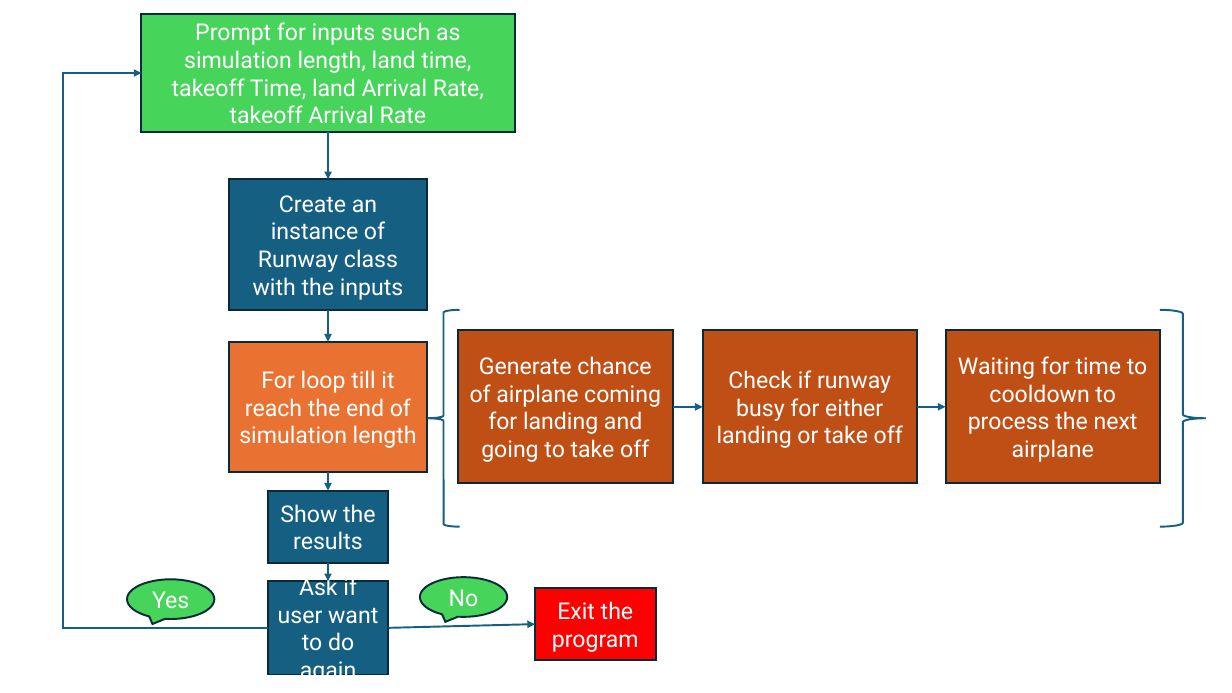
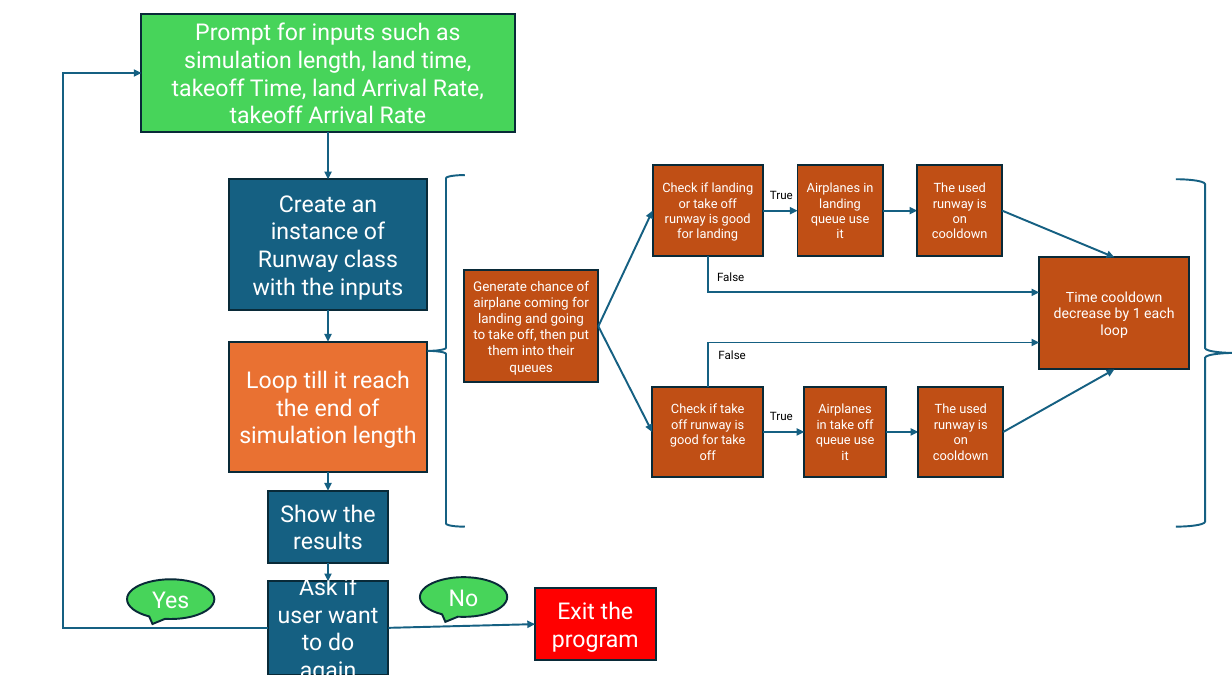
Before and after one commit to VorahPong/Airport-2-runway-simulation, a slide deck: slide 1 of airport runway diagram.pptx. Drawn at 1232x693 pixels with LibreOffice and Linux fonts; fonts in the diff are those of the drawing. Boxes give left, top, right and bottom in pixels: in the first picture for what was removed or moved away, otherwise in the second. Text is boxed around its words. In the diff, an @@ line names an element or a change of style, - is before the commit and + after.

```diff
--- a/airport runway diagram.pptx
+++ b/airport runway diagram.pptx
@@ left brace resized from (x1=427, y1=310, x2=459, y2=527) to (x1=427, y1=176, x2=464, y2=528) @@
@@ rectangle "Check if landing or take ..." resized from (x1=702, y1=331, x2=917, y2=484) to (x1=653, y1=165, x2=762, y2=256) @@
@@ rectangle added at (x1=798, y1=165, x2=883, y2=256), fill #C04F15, outline #092A39 1.5 pt, 10 pt, text #FFFFFF @@
+Airplanes in landing queue use it
@@ rectangle added at (x1=918, y1=165, x2=1003, y2=256), fill #C04F15, outline #092A39 1.5 pt, 10 pt, text #FFFFFF @@
+The used runway is on cooldown
@@ right brace resized from (x1=1160, y1=310, x2=1206, y2=527) to (x1=1177, y1=179, x2=1232, y2=527) @@
@@ text in rectangle at (x1=662, y1=182, x2=754, y2=241): text changed; size 18 to 10 pt @@
-Check if runway busy for either landing or take off
+Check if landing or take off runway is good for landing
@@ text added at (x1=770, y1=190, x2=793, y2=199), 9 pt, text #000000 @@
+True
@@ arrow moved from (673, 407) - (702, 407) to (599, 326) - (653, 211) @@
@@ arrow added from (763, 211) to (798, 211), #156082 1.5 pt @@
@@ arrow added from (883, 211) to (918, 211), #156082 1.5 pt @@
@@ arrow added from (1003, 211) to (1115, 257), #156082 1.5 pt @@
@@ elbow arrow added from (708, 256) to (1040, 292), #156082 1.5 pt @@
@@ rectangle "Time cooldown decrease by 1 ..." resized from (x1=945, y1=331, x2=1160, y2=484) to (x1=1040, y1=257, x2=1190, y2=369) @@
@@ rectangle "Generate chance of airplane coming ..." resized from (x1=458, y1=331, x2=673, y2=484) to (x1=464, y1=270, x2=598, y2=382) @@
@@ text in rectangle at (x1=473, y1=281, x2=589, y2=375): text changed; size 18 to 10.5 pt @@
-Generate chance of airplane coming for landing and going to take off
+Generate chance of airplane coming for landing and going to take off, then put them into their queues
@@ text added at (x1=717, y1=272, x2=744, y2=281), 9 pt, text #000000 @@
+False
@@ text in rectangle at (x1=1054, y1=291, x2=1174, y2=338): text changed; size 18 to 11 pt @@
-Waiting for time to cooldown to process the next airplane
+Time cooldown decrease by 1 each loop
@@ arrow added from (599, 326) to (653, 433), #156082 1.5 pt @@
@@ elbow arrow added from (708, 386) to (1040, 343), #156082 1.5 pt @@
@@ text added at (x1=718, y1=350, x2=745, y2=359), 9 pt, text #000000 @@
+False
@@ text in rectangle at (x1=239, y1=370, x2=417, y2=448): text changed @@
-For loop till it reach the end of simulation length
+Loop till it reach the end of simulation length
@@ rectangle added at (x1=653, y1=386, x2=763, y2=477), fill #C04F15, outline #092A39 1.5 pt, 10 pt, text #FFFFFF @@
+Check if take off runway is good for take off
@@ rectangle added at (x1=804, y1=386, x2=885, y2=477), fill #C04F15, outline #092A39 1.5 pt, 10 pt, text #FFFFFF @@
+Airplanes in take off queue use it
@@ rectangle added at (x1=919, y1=386, x2=1004, y2=477), fill #C04F15, outline #092A39 1.5 pt, 10 pt, text #FFFFFF @@
+The used runway is on cooldown
@@ arrow added from (1004, 433) to (1115, 370), #156082 1.5 pt @@
@@ text added at (x1=770, y1=411, x2=793, y2=420), 9 pt, text #000000 @@
+True
@@ arrow added from (763, 433) to (804, 433), #156082 1.5 pt @@
@@ arrow moved from (917, 407) - (945, 407) to (886, 433) - (919, 433) @@
```
Also in this commit, not shown: 5 other files.
